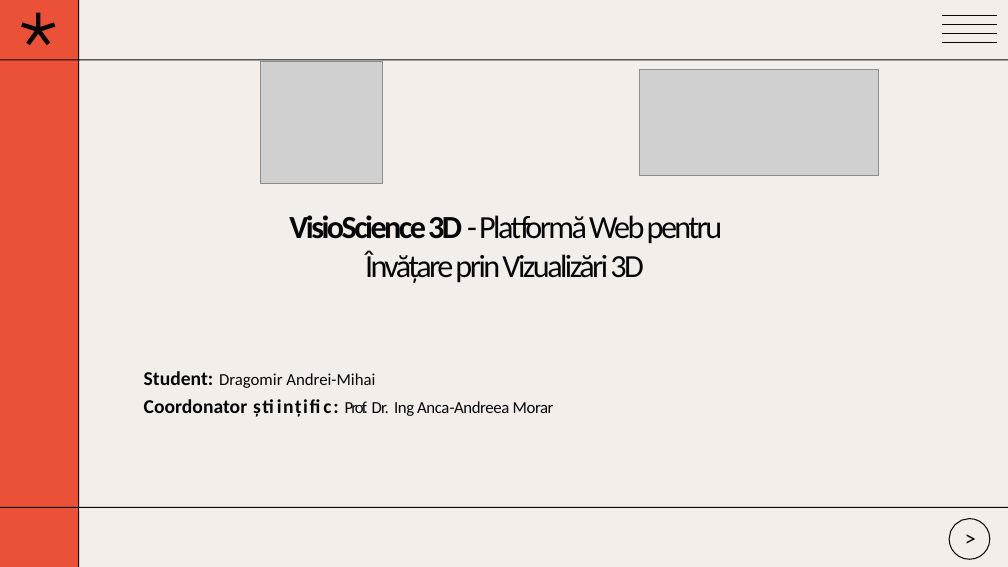
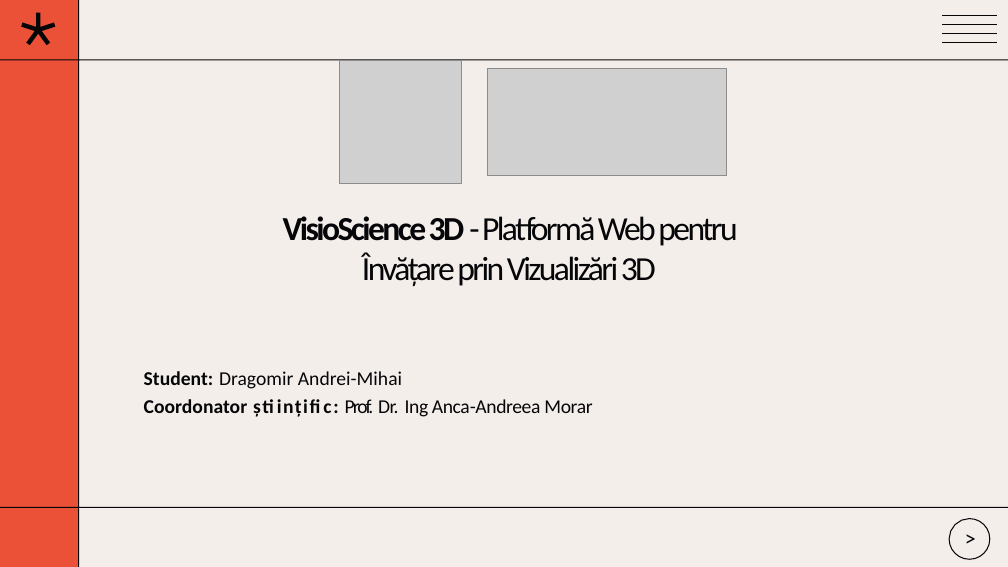
Before and after one commit to Dragomir1401/VisioScience-3D, a slide deck: slide 1 of Roadmap/scss/Prezentare_Final_Dragomir_Andrei.pptx. Drawn at 1008x567 pixels with LibreOffice and Linux fonts; fonts in the diff are those of the drawing; grey boxes stand for pictures. Boxes give left, top, right and bottom in pixels: in the first picture for what was removed or moved away, otherwise in the second. Text is boxed around its words. In the diff, an @@ line names an element or a change of style, - is before the commit and + after.

```diff
--- a/Roadmap/scss/Prezentare_Final_Dragomir_Andrei.pptx
+++ b/Roadmap/scss/Prezentare_Final_Dragomir_Andrei.pptx
@@ picture: place and size @@
-picture at bbox=[260, 61, 382, 184]
+picture at bbox=[340, 60, 462, 183]
@@ picture: place and size @@
-picture at bbox=[639, 70, 879, 176]
+picture at bbox=[487, 69, 727, 175]
@@ title "VisioScience 3D - Platformă Web ..." at bbox=[283, 216, 737, 286]: size 23 to 24 pt @@
@@ subtitle "Student: Dragomir Andrei-Mihai" at bbox=[144, 371, 592, 417]: size 12 to 14 pt in "Dragomir Andrei-Mihai", "Prof. Dr. Ing Anca-Andreea Morar" @@
```
Also in this commit, not shown: 10 other slides changed, 5 slides added, 4 slides removed, 4 other files.
